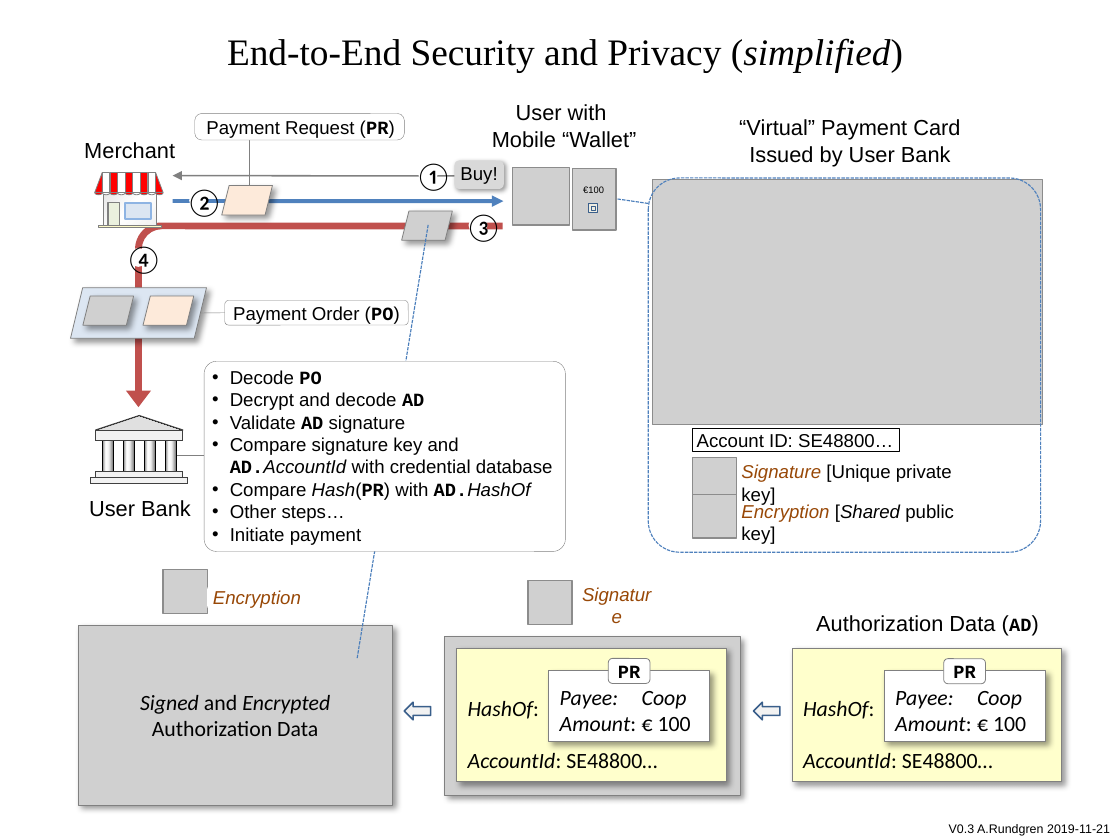
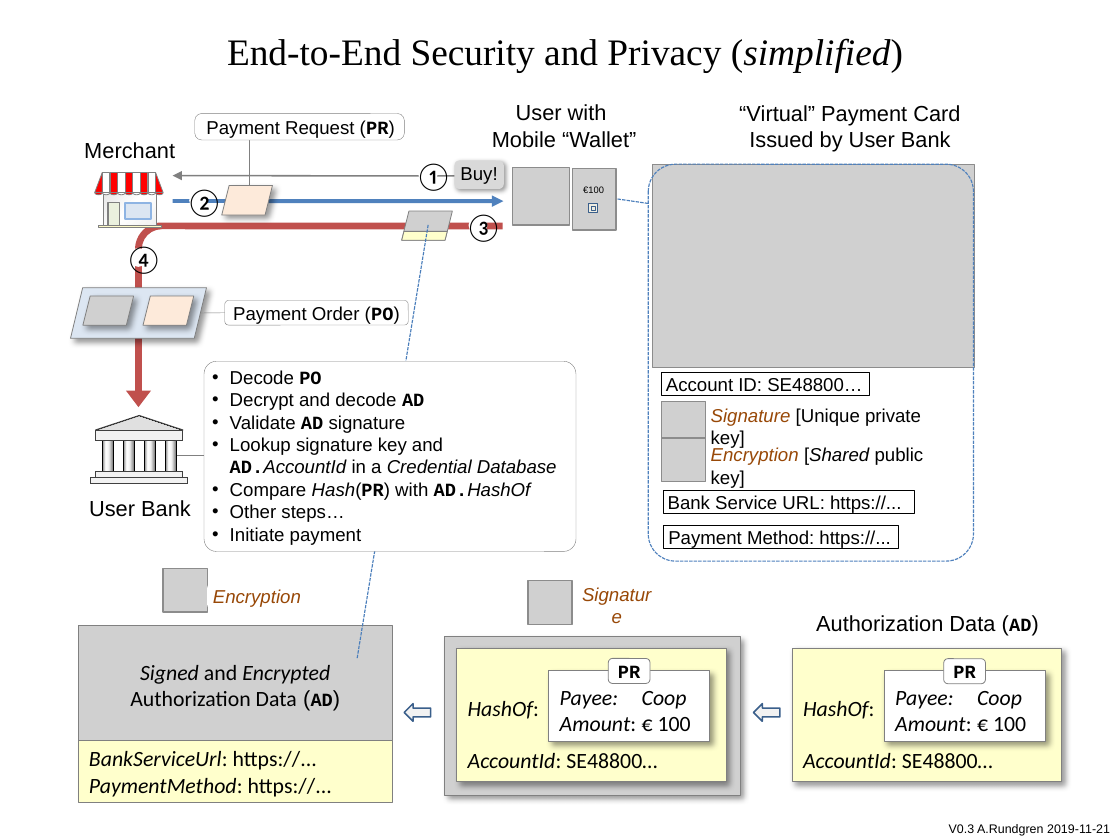
Before and after one commit to cyberphone/doc, a slide deck: slide 1 of payments/open-banking-dual-mode-end-to-end-security-simplified.pptx. Drawn at 1120x840 pixels with LibreOffice and Linux fonts; fonts in the diff are those of the drawing; grey boxes stand for pictures. Boxes give left, top, right and bottom in pixels: in the first picture for what was removed or moved away, otherwise in the second. Text is boxed around its words. In the diff, an @@ line names an element or a change of style, - is before the commit and + after.

```diff
--- a/payments/open-banking-dual-mode-end-to-end-security-simplified.pptx
+++ b/payments/open-banking-dual-mode-end-to-end-security-simplified.pptx
@@ text "“Virtual” Payment Card": place and size @@
-text "“Virtual” Payment Card" at bbox=[739, 119, 960, 166]
+text "“Virtual” Payment Card" at bbox=[739, 105, 960, 152]
@@ rounded rectangle: place and size @@
-rounded rectangle at bbox=[648, 178, 1040, 552]
+rounded rectangle at bbox=[648, 165, 973, 561]
@@ picture: place and size @@
-picture at bbox=[652, 179, 1042, 424]
+picture at bbox=[652, 165, 974, 367]
@@ parallelogram added at bbox=[402, 232, 448, 241], fill #FFFFCC, outline #808080 0.5 pt @@
@@ rounded rectangle "Decode PO": place and size @@
-rounded rectangle "Decode PO" at bbox=[204, 362, 566, 552]
+rounded rectangle "Decode PO" at bbox=[204, 362, 576, 552]
@@ 2 pictures, 2 texts, 1 rectangle: place and size @@
-2 pictures, 2 texts, 1 rectangle at bbox=[692, 429, 954, 544]
+2 pictures, 2 texts, 1 rectangle at bbox=[662, 373, 924, 488]
@@ text in rounded rectangle at bbox=[230, 437, 557, 474]: text changed @@
-• Compare signature key and
-  AD.AccountId with credential database
+• Lookup signature key and
+  AD.AccountId in a Credential Database
@@ rectangle added at bbox=[663, 491, 914, 513], fill #FFFFFF, outline #000000 0.5 pt, 12 pt, text #000000 @@
+Bank Service URL: https://...
@@ rectangle added at bbox=[664, 525, 898, 548], fill #FFFFFF, outline #000000 0.5 pt, 12 pt, text #000000 @@
+Payment Method: https://...
@@ picture "Signed and Encrypted Authorization Data ...": place and size @@
-picture "Signed and Encrypted Authorization Data ..." at bbox=[78, 625, 393, 805]
+picture "Signed and Encrypted Authorization Data ..." at bbox=[78, 626, 393, 745]
@@ text in picture at bbox=[130, 665, 333, 706]: text changed @@
-Signed and Encrypted
-Authorization Data
+Signed and Encrypted
+Authorization Data (AD)
@@ rectangle added at bbox=[78, 740, 393, 802], fill #FFFFCC, outline #808080 0.5 pt, 14 pt, text #000000, italic @@
+BankServiceUrl: https://...
+PaymentMethod: https://...
```
Also in this commit, not shown: 1 other file.
